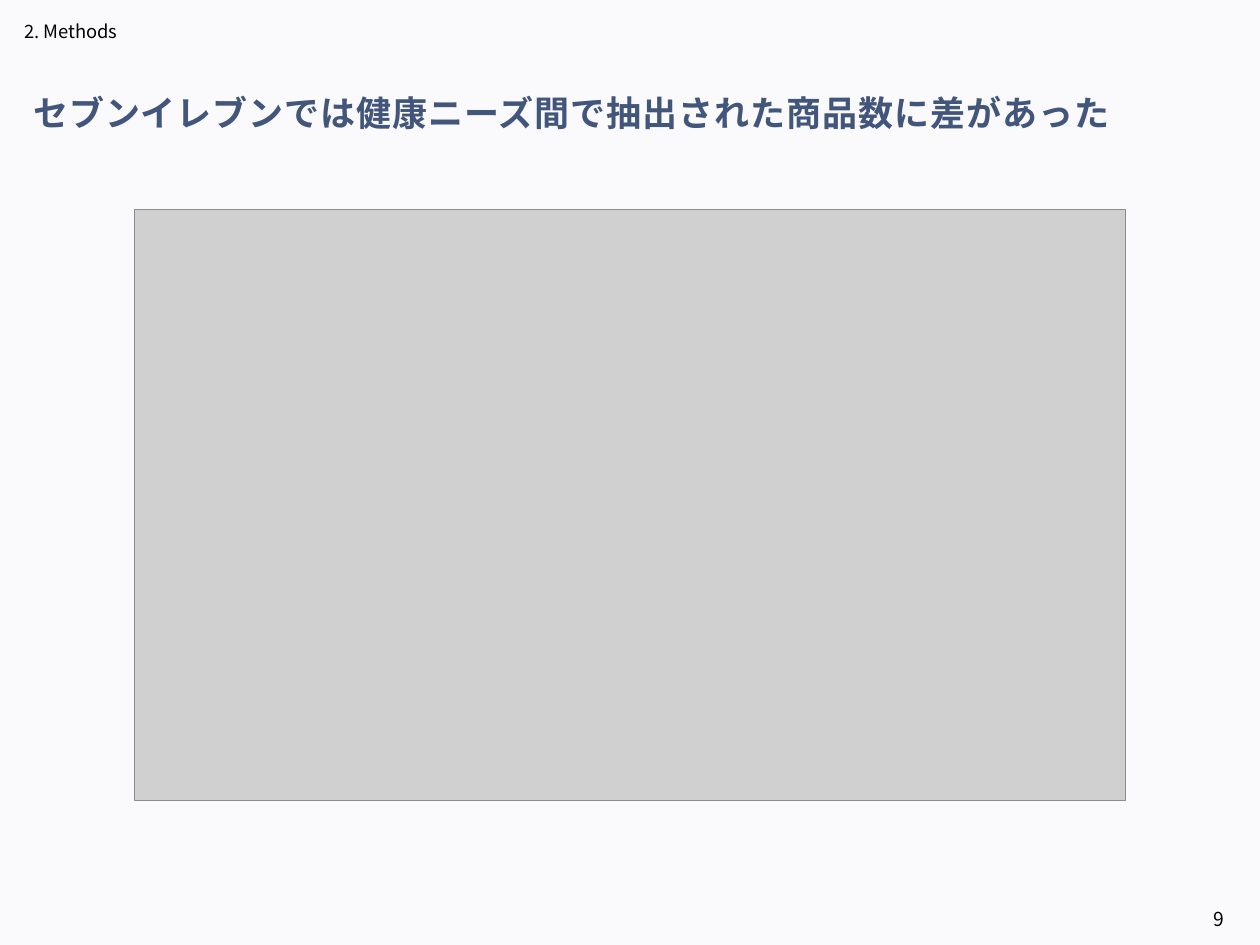
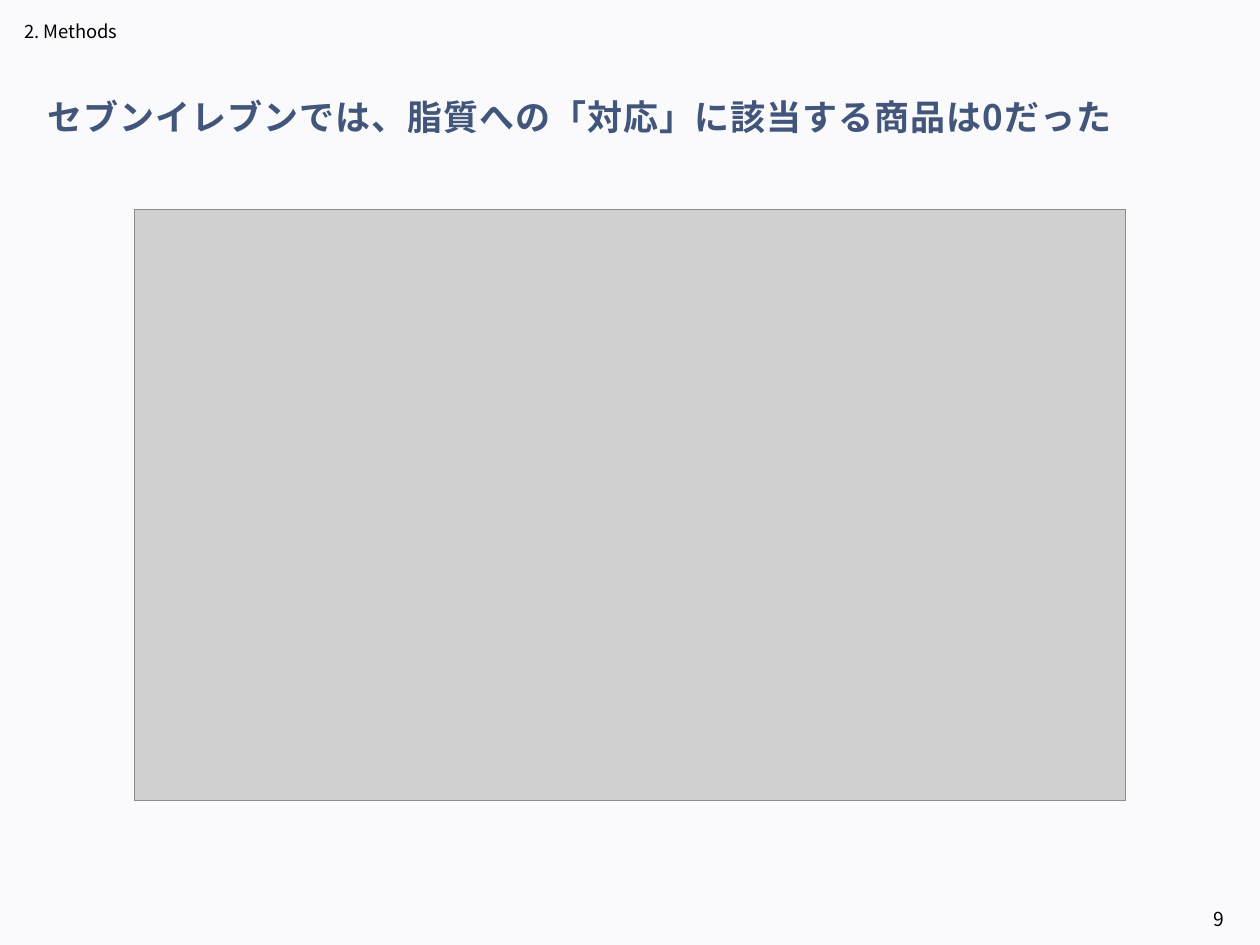
Before and after one commit to aoiseki0415/Accenture_CEO, a slide deck: slide 9 of 提出物一覧/アクセンチュア_中間発表.pptx. Drawn at 1260x945 pixels with LibreOffice and Linux fonts; fonts in the diff are those of the drawing; grey boxes stand for pictures. Boxes give left, top, right and bottom in pixels: in the first picture for what was removed or moved away, otherwise in the second. Text is boxed around its words. In the diff, an @@ line names an element or a change of style, - is before the commit and + after.

```diff
--- a/提出物一覧/アクセンチュア_中間発表.pptx
+++ b/提出物一覧/アクセンチュア_中間発表.pptx
@@ text at (x1=48, y1=100, x2=1111, y2=133): text changed @@
-セブンイレブンでは健康ニーズ間で抽出された商品数に差があった
+セブンイレブンでは、脂質への「対応」に該当する商品は0だった
```
Also in this commit, not shown: 13 other slides changed, 2 slides added, 2 slides removed, 1 other file.
